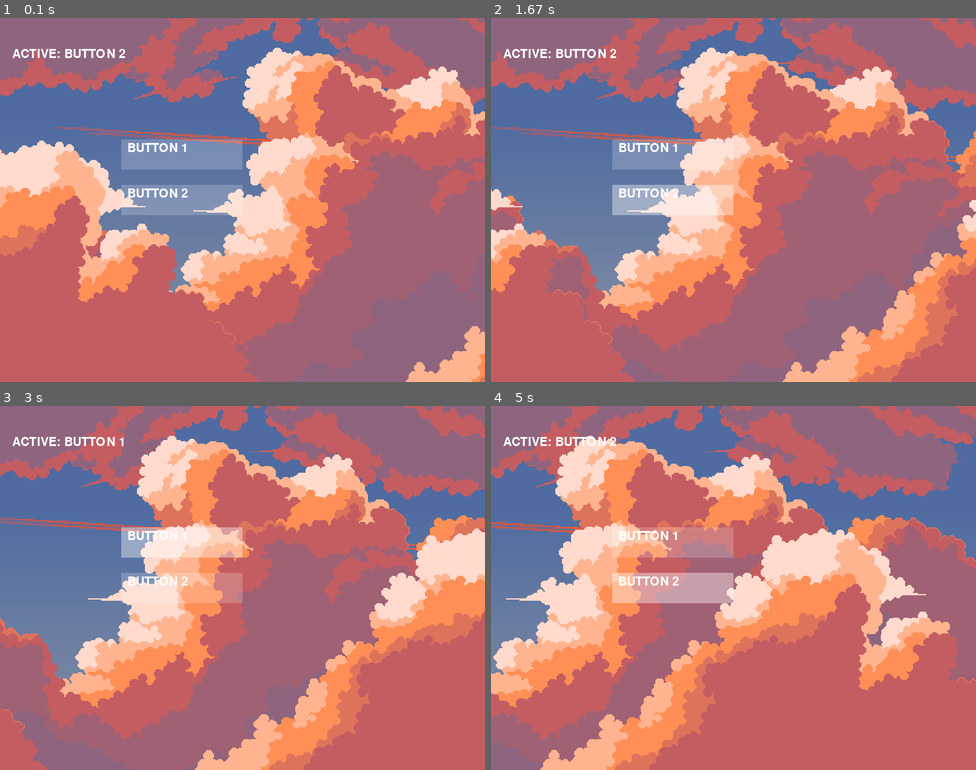
Above: before the commit, frames 1-4 (two rows, left to right).
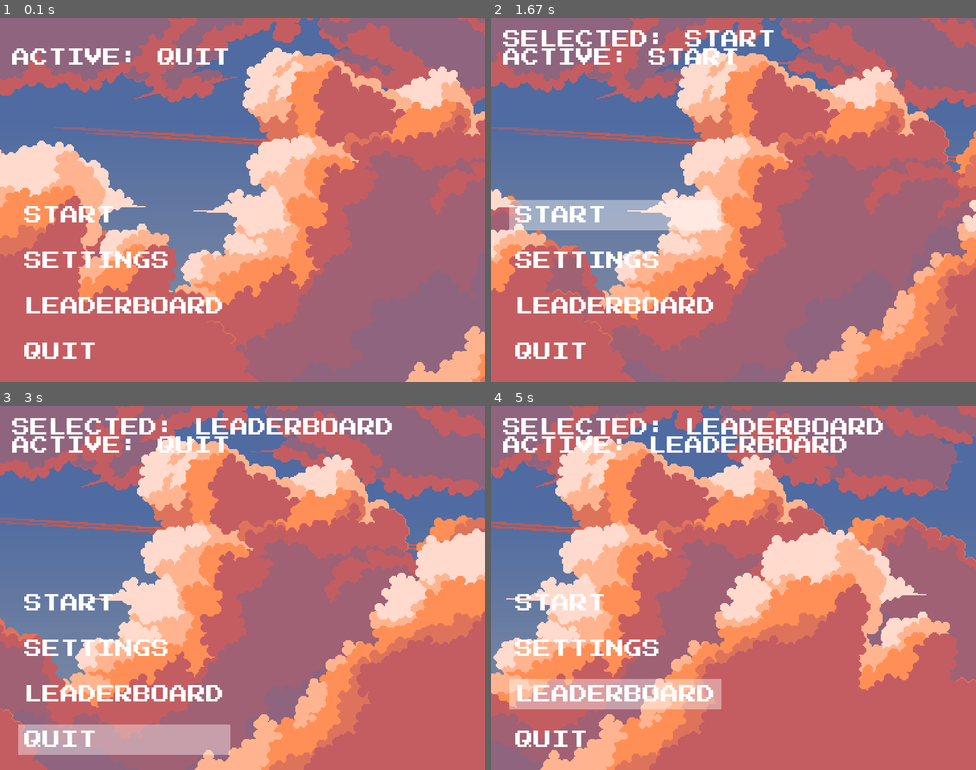
Above: after the commit, the same moments.

Repository: aurlaw0809/MazeGameOfSomeSort
Game: pygame game, started from trial_combination.py
Two runs of this game, one before a commit and one after it. Both use one fixed random seed, a clock stepped at 60 frames per second and the inputs below.
Inputs (mouse positions are in pixels of both pictures, inside the frame that each line leads up to):
- Up to frame 1 (0.1 s): no input
- Up to frame 2 (1.67 s): click (714, 214) at 0.38 s; tap Space at 0.67, 1.07, 1.37, 1.57 s
- Up to frame 3 (3 s): tap Space at 1.9, 2.2, 2.73 s; click (218, 682) at 2.38 s
- Up to frame 4 (5 s): tap Space at 3.03, 3.3, 3.63, 3.93, 4.07, 4.47, 4.77 s

The runs differ from the first frame. In frame 1, 7.2% of the frame differs, in the area x 2-50%, y 8-94%; in frame 2, 8.7%; in frame 3, 11%; in frame 4, 12%, in the area x 2-81%, y 3-94%.

Commit message:
trial combo success

Diff:
--- a/trial_combination.py
+++ b/trial_combination.py
@@ -11,23 +11,23 @@
 SCREEN_HEIGHT = 600
 
 BUTTON_TEXT_COLOUR = (255, 255, 255)
-BUTTON_TEXT_FONT = pygame.font.SysFont('comicsans', 30)
+BUTTON_TEXT_FONT = pygame.font.Font('assets/fonts/pressstart2p.ttf', 30)
 
 BUTTON_TEXT_X = 10
-BUTTON_TEXT_Y = 5
+BUTTON_TEXT_Y = 10
 
-BUTTON_INACTIVE_COLOUR = (255, 255, 255, 50)
+BUTTON_INACTIVE_COLOUR = (255, 255, 255, 0)
 BUTTON_ACTIVE_COLOUR = (255, 255, 255, 100)
 
-BUTTON_WIDTH = 200
+BUTTON_WIDTH = 350
 BUTTON_HEIGHT = 50
 
-BUTTON_X = 200
-BUTTON_Y = 200
+BUTTON_X = 30
+BUTTON_Y = 300
 
 BUTTON_SPACING = 25
 
-BUTTON_NAMES = ['BUTTON 1', 'BUTTON 2']
+BUTTON_NAMES = ['START', 'SETTINGS', 'LEADERBOARD', 'QUIT']
 NUMBER_OF_BUTTONS = len(BUTTON_NAMES)
 
 screen = pygame.display.set_mode((SCREEN_WIDTH, SCREEN_HEIGHT), pygame.SRCALPHA)
Binary file added: assets/fonts/coral_pixels.ttf
Binary file added: assets/fonts/crackman.otf
Binary file added: assets/fonts/jacquard.ttf
Binary file added: assets/fonts/kiwisoda.ttf
Binary file added: assets/fonts/pressstart2p.ttf
Binary file added: assets/fonts/retrobyte.ttf
Binary file added: assets/fonts/rubb.ttf
